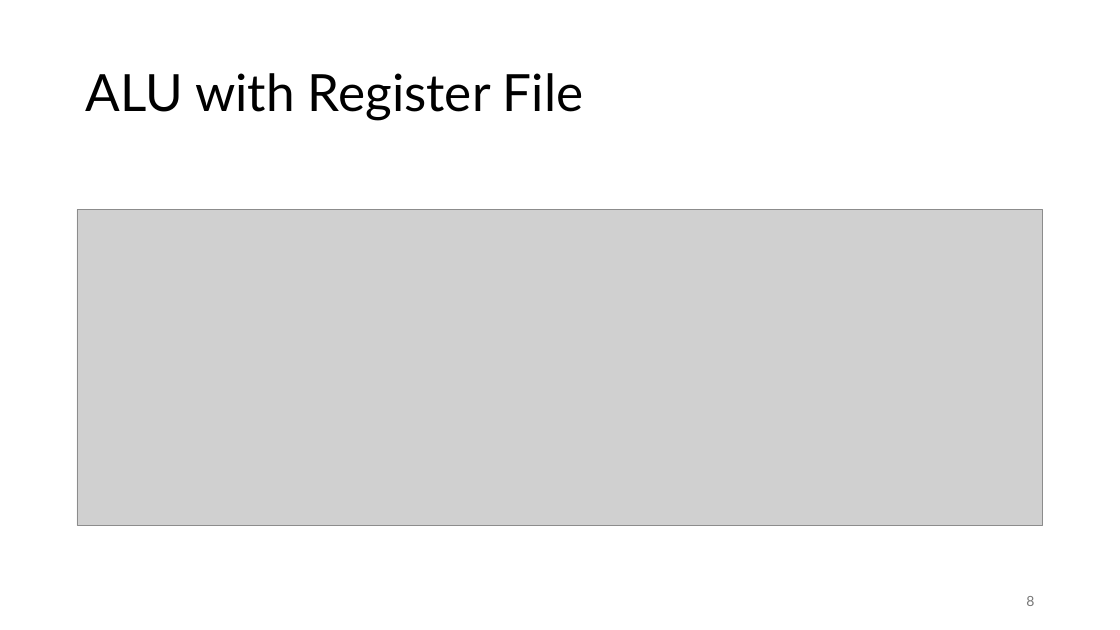
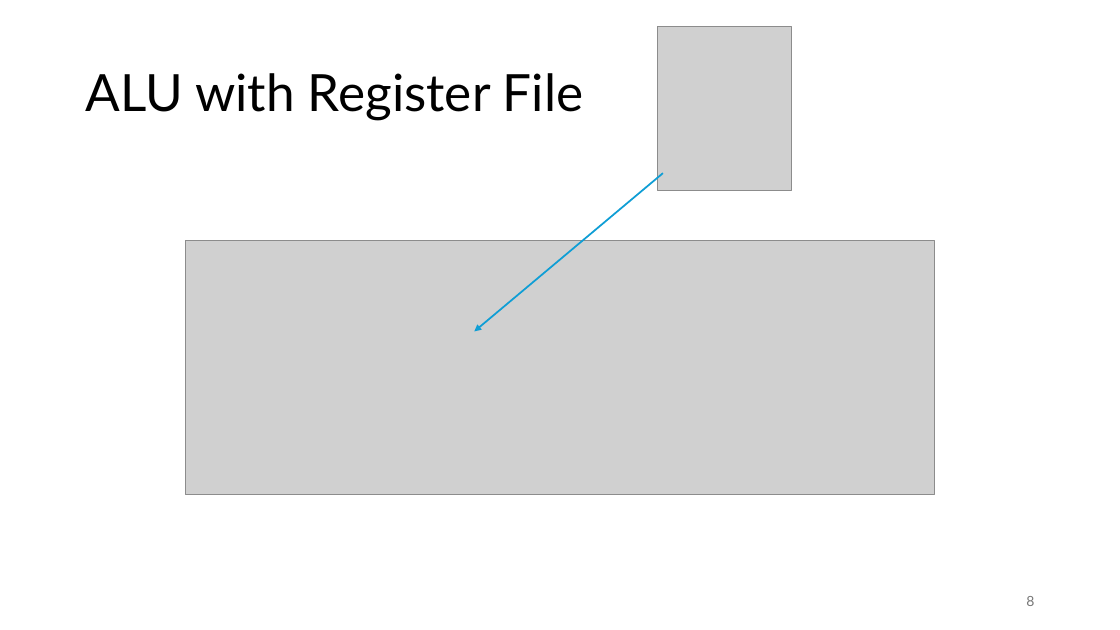
Before and after one commit to FrankBau/xetroc, a slide deck: slide 8 of xetroc.pptx. Drawn at 1120x630 pixels with LibreOffice and Linux fonts; fonts in the diff are those of the drawing; grey boxes stand for pictures. Boxes give left, top, right and bottom in pixels: in the first picture for what was removed or moved away, otherwise in the second. Text is boxed around its words. In the diff, an @@ line names an element or a change of style, - is before the commit and + after.

```diff
--- a/xetroc.pptx
+++ b/xetroc.pptx
@@ picture added at bbox=[657, 26, 791, 191] @@
@@ arrow added from (663, 173) to (475, 332), #0F9ED5 1.5 pt @@
@@ picture: place and size @@
-picture at bbox=[77, 210, 1044, 526]
+picture at bbox=[186, 240, 935, 495]
```
Also in this commit, not shown: 9 other slides changed, 1 slide added, 14 other files.
